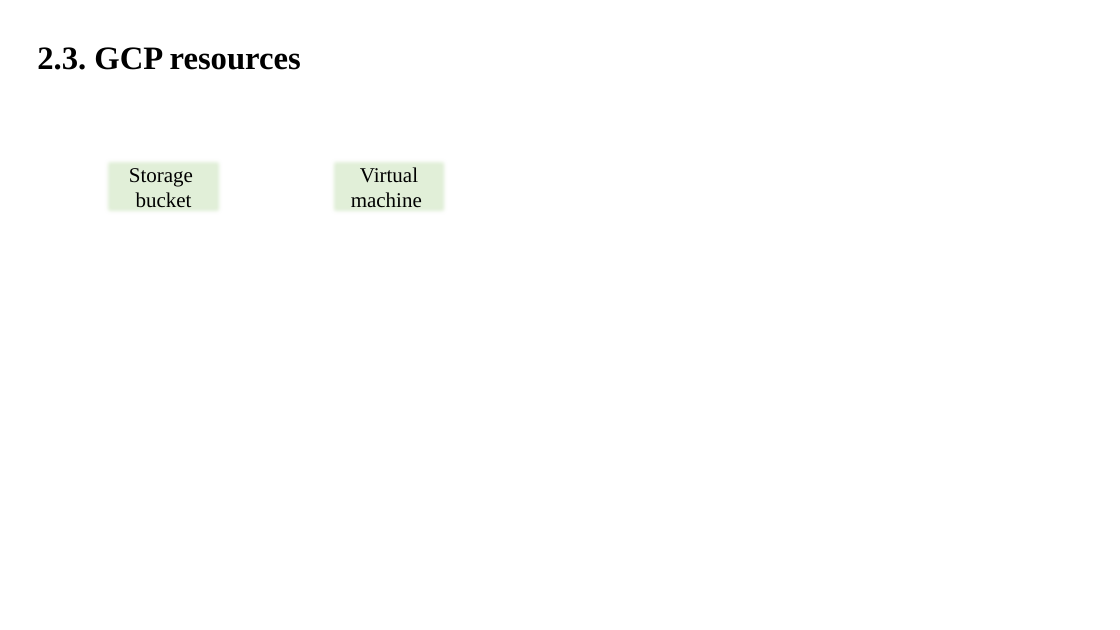
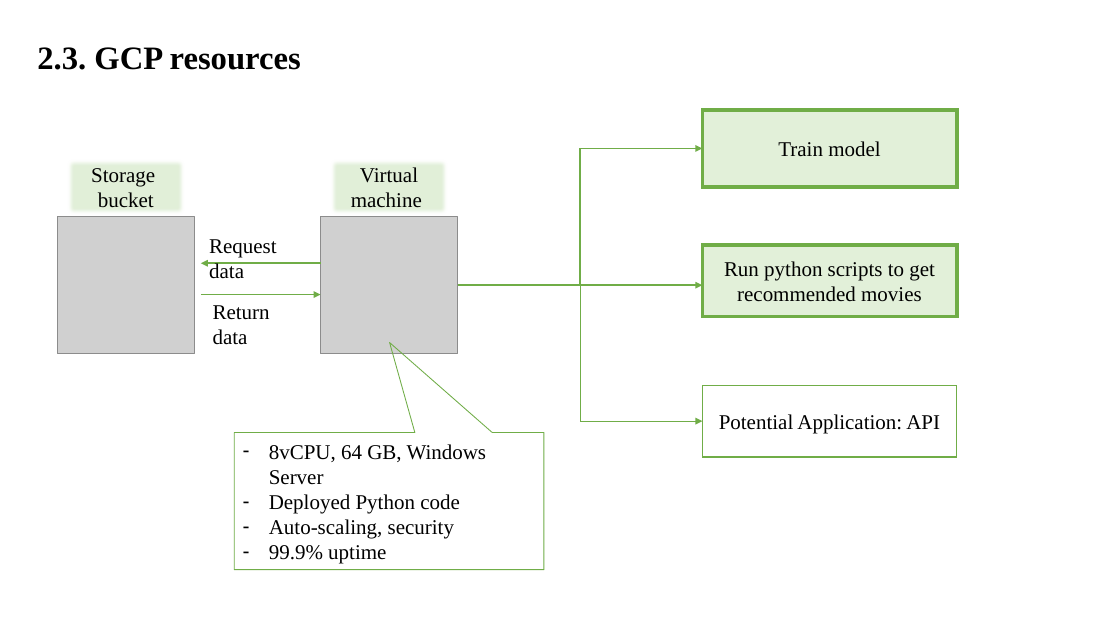
Before and after one commit to duyendoan/BigDataAlgGroup4, a slide deck: slide 7 of files/term project.pptx. Drawn at 1120x630 pixels with LibreOffice and Linux fonts; fonts in the diff are those of the drawing; grey boxes stand for pictures. Boxes give left, top, right and bottom in pixels: in the first picture for what was removed or moved away, otherwise in the second. Text is boxed around its words. In the diff, an @@ line names an element or a change of style, - is before the commit and + after.

```diff
--- a/files/term project.pptx
+++ b/files/term project.pptx
@@ rectangle added at (x1=702, y1=110, x2=957, y2=187), fill #E2F0D9, outline #70AD47 3 pt, 18 pt, text #000000 @@
+Train model
@@ elbow arrow added from (458, 286) to (702, 149), #70AD47 1.5 pt @@
@@ rectangle "Storage" moved from (x1=103, y1=157, x2=225, y2=217) to (x1=66, y1=157, x2=187, y2=217) @@
@@ picture added at (x1=57, y1=217, x2=194, y2=354) @@
@@ text added at (x1=209, y1=239, x2=277, y2=279), 18 pt, text #000000 @@
+Request data
@@ picture added at (x1=321, y1=217, x2=458, y2=354) @@
@@ arrow added from (321, 263) to (201, 263), #70AD47 1.5 pt @@
@@ rectangle added at (x1=702, y1=245, x2=957, y2=317), fill #E2F0D9, outline #70AD47 3 pt, 18 pt, text #000000 @@
+Run python scripts to get recommended movies
@@ arrow added from (201, 295) to (321, 295), #70AD47 1.5 pt @@
@@ elbow arrow added from (458, 286) to (702, 286), #70AD47 1.5 pt @@
@@ elbow arrow added from (458, 286) to (702, 421), #70AD47 0.5 pt @@
@@ text added at (x1=213, y1=305, x2=270, y2=345), 18 pt, text #000000 @@
+Return data
@@ rectangle added at (x1=702, y1=386, x2=957, y2=457), fill #FFFFFF, outline #70AD47 1 pt, 18 pt, text #000000 @@
+Potential Application: API
@@ speech box added at (x1=234, y1=433, x2=544, y2=570), outline #70AD47 0.75 pt, 18 pt, text #000000 @@
+– 8vCPU, 64 GB, Windows Server
+– Deployed Python code
+– Auto-scaling, security
+– 99.9% uptime
```
Also in this commit, not shown: 2 other slides changed, 2 slides added.
